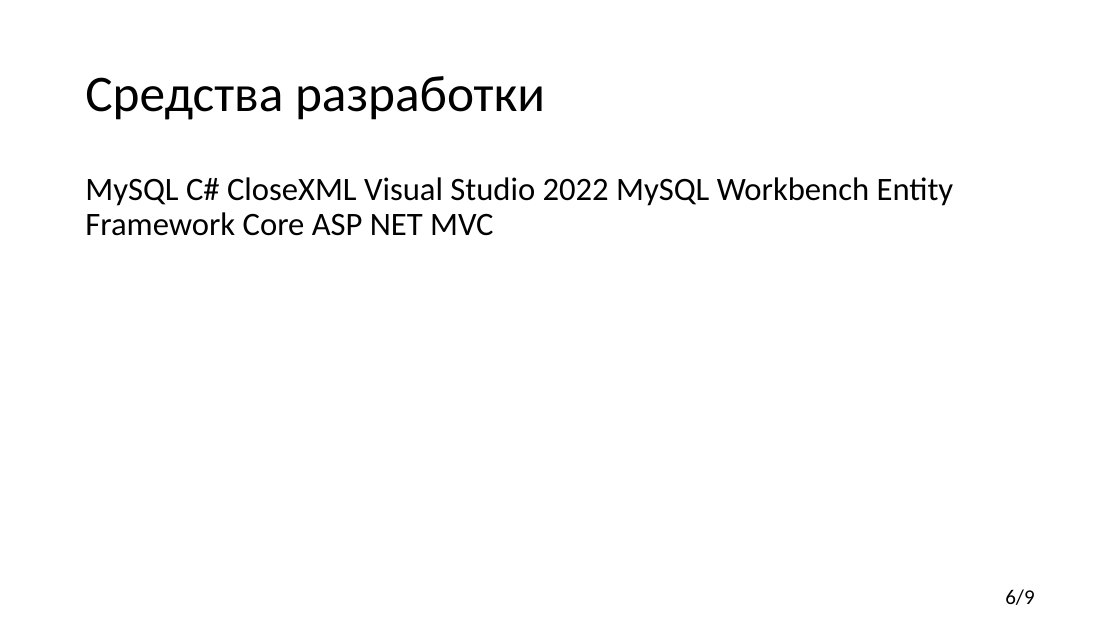
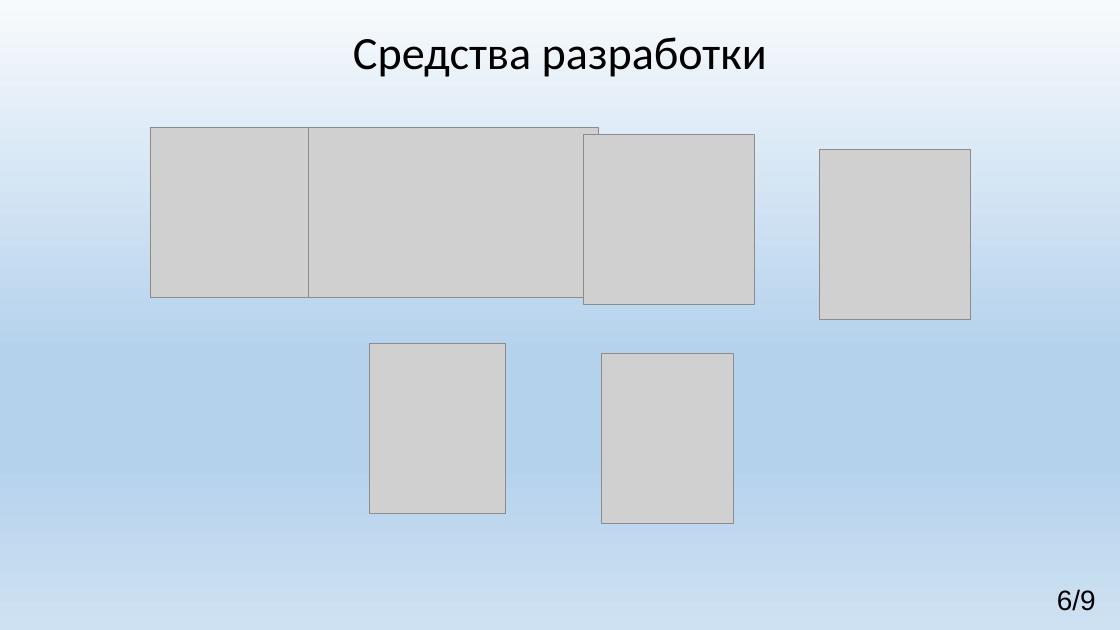
Before and after one commit to imStydent/Documents, a slide deck: slide 6 of Презентаци 2.pptx. Drawn at 1120x630 pixels with LibreOffice and Linux fonts; fonts in the diff are those of the drawing; grey boxes stand for pictures. Boxes give left, top, right and bottom in pixels: in the first picture for what was removed or moved away, otherwise in the second. Text is boxed around its words. In the diff, an @@ line names an element or a change of style, - is before the commit and + after.

```diff
--- a/Презентаци 2.pptx
+++ b/Презентаци 2.pptx
@@ background #FFFFFF to gradient #F7FAFD to #B5D2EC to #CEE1F2 @@
@@ title "Средства разработки" moved from (x1=85, y1=76, x2=545, y2=120) to (x1=353, y1=37, x2=767, y2=77) @@
@@ title "Средства разработки" at (x1=353, y1=37, x2=767, y2=77): size 44 to 39.6 pt; alignment left to centre @@
@@ picture added at (x1=150, y1=127, x2=309, y2=297) @@
@@ picture added at (x1=296, y1=127, x2=598, y2=297) @@
@@ picture added at (x1=584, y1=134, x2=755, y2=305) @@
@@ text removed at (x1=85, y1=177, x2=954, y2=236) @@
-MySQL C# CloseXML Visual Studio 2022 MySQL Workbench Entity Framework Core ASP NET MVC
@@ picture added at (x1=820, y1=150, x2=970, y2=320) @@
@@ picture added at (x1=370, y1=343, x2=506, y2=513) @@
@@ picture added at (x1=602, y1=353, x2=734, y2=523) @@
@@ text "6/9" moved from (x1=1005, y1=589, x2=1034, y2=605) to (x1=1057, y1=589, x2=1096, y2=611) @@
@@ text "6/9" at (x1=1057, y1=589, x2=1096, y2=611): size 18 to 24 pt, font Calibri to Arial @@
```
Also in this commit, not shown: 9 other slides changed, 1 other file.
